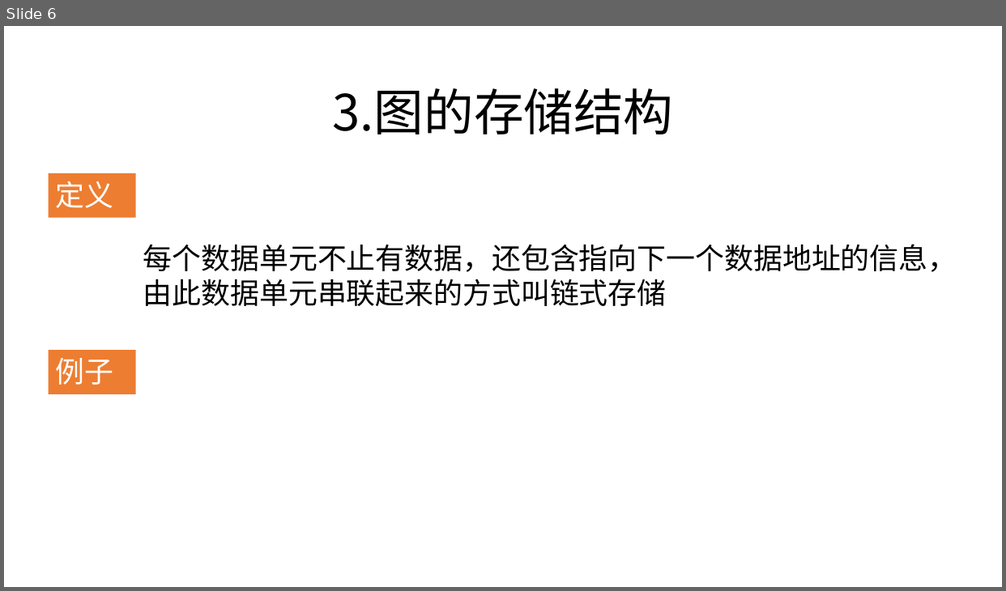
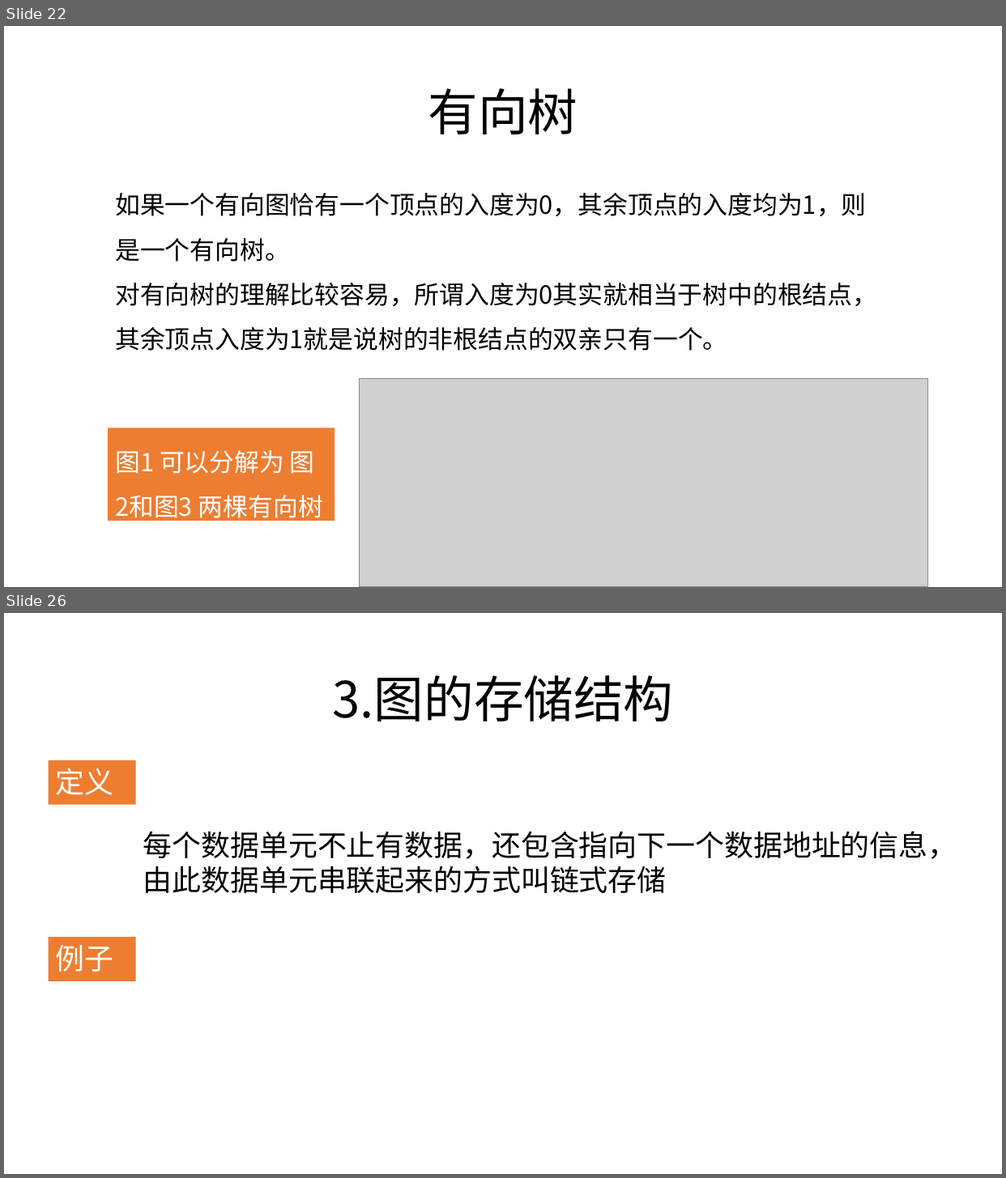
Before and after one commit to zjyesir/hmc_data_structure, a slide deck: ppt/7.图.pptx. Shown one above the other, each under a label of ours: slide 6 before the commit, slides 22 and 26 after it; the slides between them are not shown. The pictures are 1006x591 and 1006x1178 pixels, drawn with LibreOffice and Linux fonts; fonts in the diff are those of the drawing; grey boxes stand for pictures; background and template pictures are left out. Boxes give left, top, right and bottom in pixels: in the first picture for what was removed or moved away, otherwise in the second. Text is boxed around its words. In the diff, an @@ line names an element or a change of style, - is before the commit and + after.

```diff
--- a/ppt/7.图.pptx
+++ b/ppt/7.图.pptx
@@ slide 22 added at (x1=4, y1=26, x2=1002, y2=587), background picture (left out) @@
@@ text added at (x1=428, y1=88, x2=578, y2=135), 48 pt, text #000000 @@
+有向树
@@ text added at (x1=115, y1=193, x2=877, y2=351), 24 pt, text #000000 @@
+如果一个有向图恰有一个顶点的入度为0，其余顶点的入度均为1，则是一个有向树。
+对有向树的理解比较容易，所谓入度为0其实就相当于树中的根结点，其余顶点入度为1就是说树的非根结点的双亲只有一个。
@@ picture added at (x1=359, y1=378, x2=927, y2=587) @@
@@ rectangle added at (x1=108, y1=428, x2=335, y2=521), fill #ED7D31, 24 pt, text #FFFFFF @@
+图1 可以分解为 图2和图3 两棵有向树
@@ what was slide 6 is now slide 26 @@
```
Also in this commit, not shown: 4 slides changed, 28 other slides added, 8 other files.
